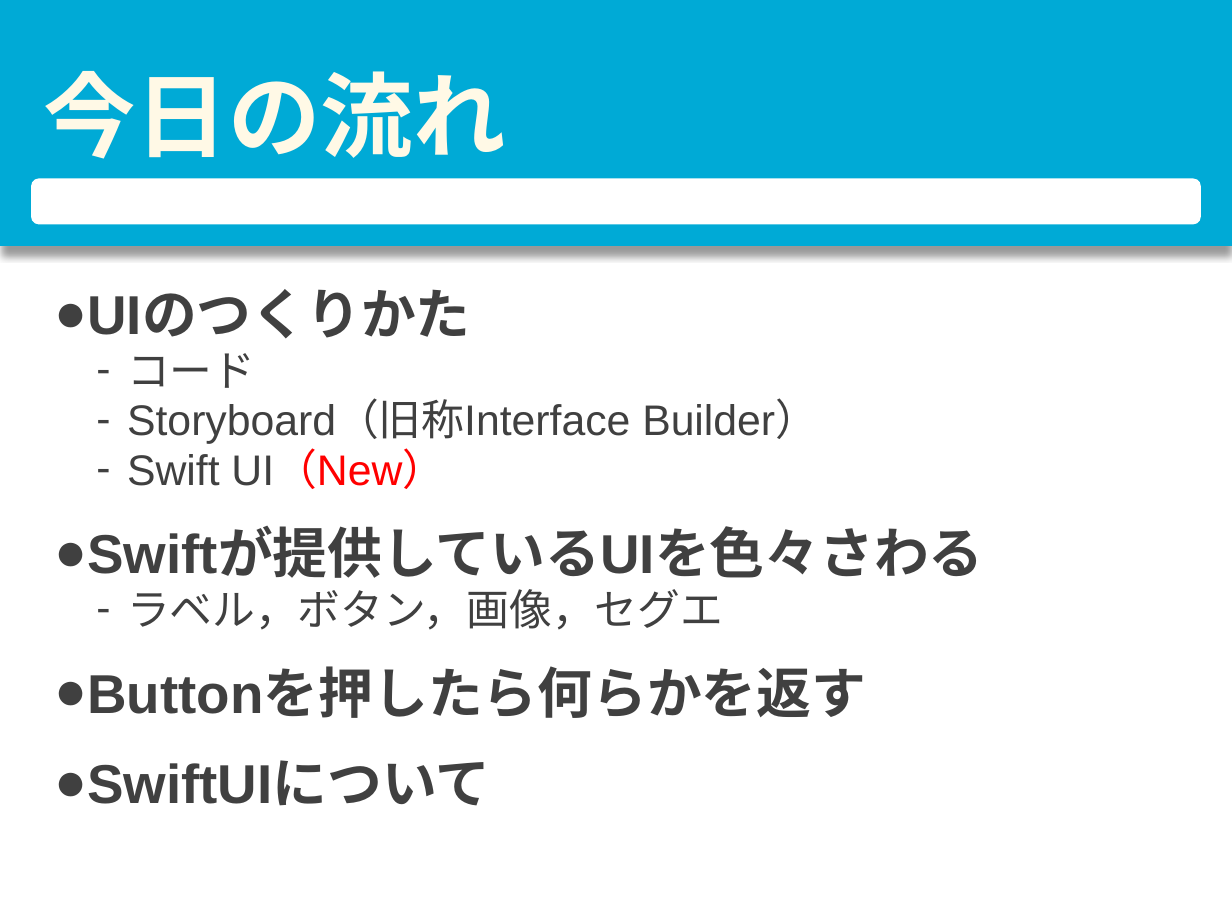
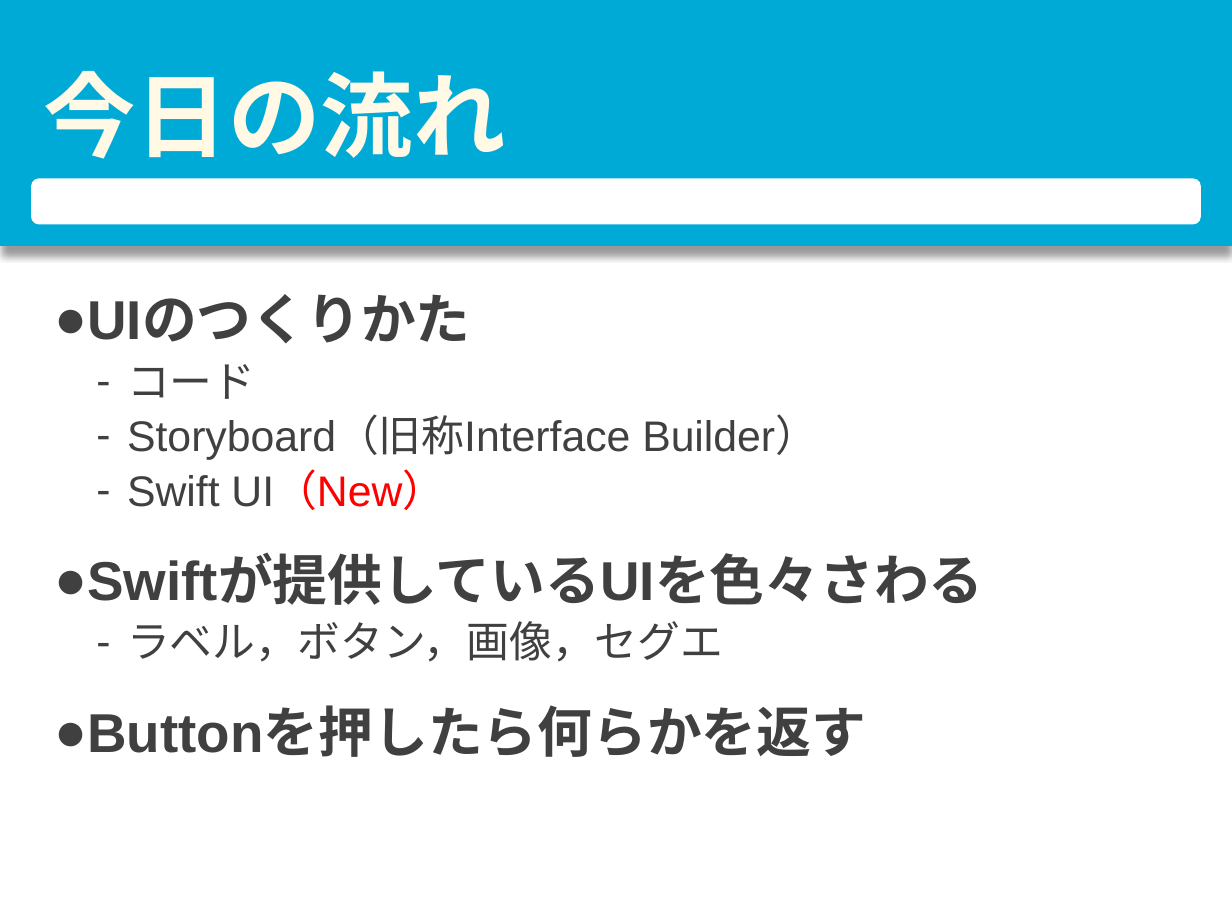
Before and after one commit to nshhhin/Swift-, a slide deck: slide 2 of 第二回/第二回資料.pptx. Drawn at 1232x924 pixels with LibreOffice and Linux fonts; fonts in the diff are those of the drawing. Boxes give left, top, right and bottom in pixels: in the first picture for what was removed or moved away, otherwise in the second. Text is boxed around its words. In the diff, an @@ line names an element or a change of style, - is before the commit and + after.

```diff
--- a/第二回/第二回資料.pptx
+++ b/第二回/第二回資料.pptx
@@ text "UIのつくりかた" at [87,296,984,757]: line spacing 0.8 to 0.9 @@
@@ text at [87,760,490,806]: paragraph removed @@
-● SwiftUIについて
```
Also in this commit, not shown: 3 other slides changed, 3 slides added, 35 other files.
